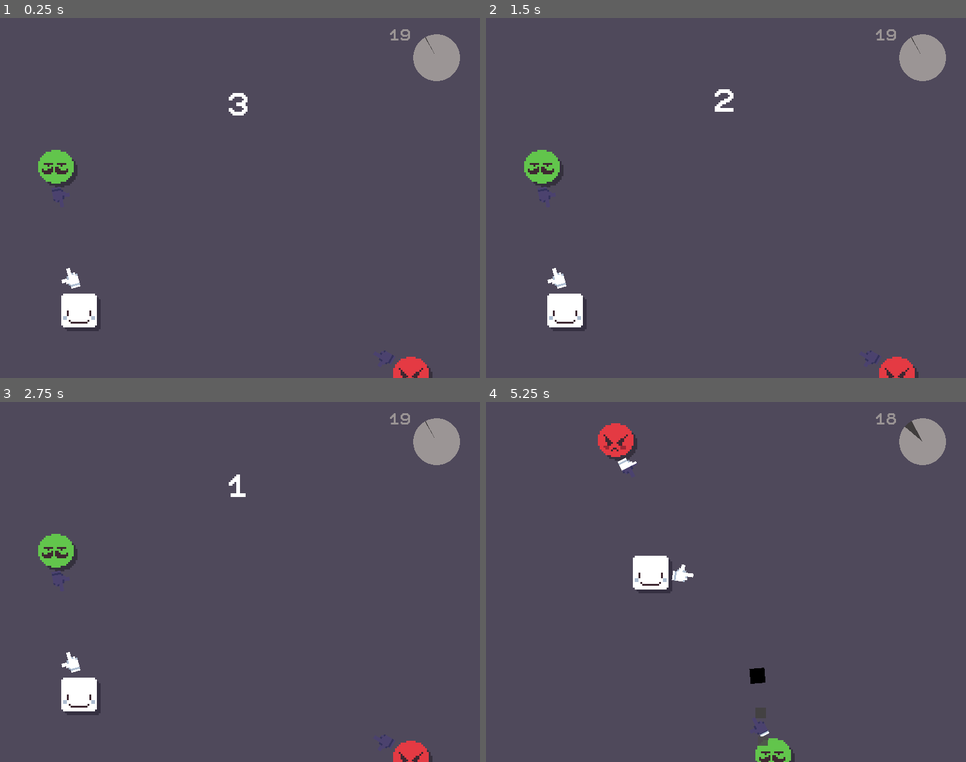
Above: before the commit, frames 1-4 (two rows, left to right).
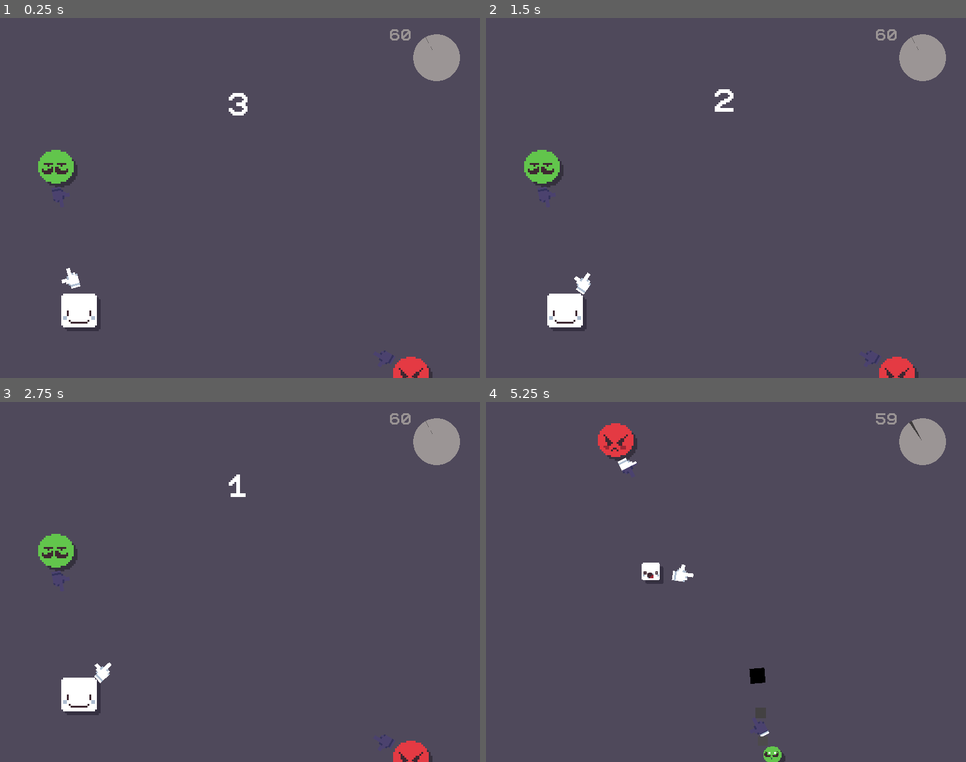
Above: after the commit, the same moments.

Repository: SaviHex/gmtk2020
Game: Godot game, scene res://core/Main/Main.tscn
Same seed, same stepped clock (60 frames per second), same inputs: the game is played once before the commit and once after it.
Inputs (mouse positions are in pixels of both pictures, inside the frame that each line leads up to):
- Up to frame 1 (0.25 s): no input
- Up to frame 2 (1.5 s): tap Enter at 0.5 s; move the mouse to (831, 180) at 0.52 s; hold D (right) 0.53-1.28 s; click (831, 180) at 0.6 s; tap Space at 0.77 s; move the mouse to (630, 216) at 1.27 s; hold S (down) from 1.28 s (still down); click (630, 216) at 1.35 s
- Up to frame 3 (2.75 s): tap Space at 1.52 s; move the mouse to (288, 502) at 2.02 s; release S (down) at 2.03 s; hold D (right) from 2.03 s (still down); click (288, 502) at 2.1 s
- Up to frame 4 (5.25 s): move the mouse to (702, 654) at 2.77 s; release D (right) at 2.78 s; hold W (up) 2.78-3.53 s; click (702, 654) at 2.85 s; tap Space at 3.02, 3.77, 4.52 s; move the mouse to (870, 636) at 3.52 s; hold A (left) 3.53-5.03 s; click (870, 636) at 3.6 s; move the mouse to (582, 528) at 4.27 s; click (582, 528) at 4.35 s; move the mouse to (750, 582) at 5.02 s; hold S (down) from 5.03 s (still down); click (750, 582) at 5.1 s

The runs differ from the first frame. In frame 1, less than 0.1% of the frame differs, in the area x 81-91%, y 3-10%; in frame 2, 0.3%; in frame 3, 0.3%; in frame 4, 1.1%, in the area x 30-91%, y 3-100%.

Commit message:
Added teleport animations

Diff:
--- /dev/null
+++ b/src/animations/AfterTeleport.tres
@@ -0,0 +1,40 @@
+[gd_resource type="Animation" format=2]
+
+[resource]
+resource_name = "AfterTeleport"
+tracks/0/type = "value"
+tracks/0/path = NodePath("Sprite:frame")
+tracks/0/interp = 1
+tracks/0/loop_wrap = true
+tracks/0/imported = false
+tracks/0/enabled = true
+tracks/0/keys = {
+"times": PoolRealArray( 0, 0.8, 1 ),
+"transitions": PoolRealArray( 1, 1, 1 ),
+"update": 1,
+"values": [ 1, 0, 0 ]
+}
+tracks/1/type = "value"
+tracks/1/path = NodePath("Sprite:scale")
+tracks/1/interp = 1
+tracks/1/loop_wrap = true
+tracks/1/imported = false
+tracks/1/enabled = true
+tracks/1/keys = {
+"times": PoolRealArray( 0, 1 ),
+"transitions": PoolRealArray( 0.2, 1 ),
+"update": 0,
+"values": [ Vector2( 1e-05, 1e-05 ), Vector2( 1, 1 ) ]
+}
+tracks/2/type = "value"
+tracks/2/path = NodePath("DropShadow:scale")
+tracks/2/interp = 1
+tracks/2/loop_wrap = true
+tracks/2/imported = false
+tracks/2/enabled = true
+tracks/2/keys = {
+"times": PoolRealArray( 0, 1 ),
+"transitions": PoolRealArray( 0.2, 1 ),
+"update": 0,
+"values": [ Vector2( 1e-05, 1e-05 ), Vector2( 1, 1 ) ]
+}
--- /dev/null
+++ b/src/animations/BeforeTeleport.tres
@@ -0,0 +1,40 @@
+[gd_resource type="Animation" format=2]
+
+[resource]
+resource_name = "BeforeTeleport"
+tracks/0/type = "value"
+tracks/0/path = NodePath("Sprite:frame")
+tracks/0/interp = 1
+tracks/0/loop_wrap = true
+tracks/0/imported = false
+tracks/0/enabled = true
+tracks/0/keys = {
+"times": PoolRealArray( 0, 0.2, 1 ),
+"transitions": PoolRealArray( 1, 1, 1 ),
+"update": 1,
+"values": [ 0, 1, 1 ]
+}
+tracks/1/type = "value"
+tracks/1/path = NodePath("Sprite:scale")
+tracks/1/interp = 1
+tracks/1/loop_wrap = true
+tracks/1/imported = false
+tracks/1/enabled = true
+tracks/1/keys = {
+"times": PoolRealArray( 0, 0.2, 1 ),
+"transitions": PoolRealArray( 1, 0.2, 1 ),
+"update": 0,
+"values": [ Vector2( 1, 1 ), Vector2( 1, 1 ), Vector2( 1e-05, 1e-05 ) ]
+}
+tracks/2/type = "value"
+tracks/2/path = NodePath("DropShadow:scale")
+tracks/2/interp = 1
+tracks/2/loop_wrap = true
+tracks/2/imported = false
+tracks/2/enabled = true
+tracks/2/keys = {
+"times": PoolRealArray( 0, 0.2, 1 ),
+"transitions": PoolRealArray( 1, 0.2, 1 ),
+"update": 0,
+"values": [ Vector2( 1, 1 ), Vector2( 1, 1 ), Vector2( 1e-05, 1e-05 ) ]
+}
--- a/src/core/Main/Main.gd
+++ b/src/core/Main/Main.gd
@@ -57,14 +57,31 @@
 	self.characters[i_p] = e
 	self.characters[i_e] = p
 
+	# pause
+	get_tree().paused = true
+	p.pause()
+
+	# play animation before the switch
+	p.play_anim_before_teleport()
+	e.play_anim_before_teleport()
+	#yield(get_tree().create_timer(1), "timeout")
+
 	var e_pos = e.position
 	e.position = p.position
 	p.position = e_pos
 
+	# play animation after the switch
+	p.play_anim_after_teleport()
+	e.play_anim_after_teleport()
+	#yield(get_tree().create_timer(1), "timeout")
+
+	# unpause
+	p.unpause()
+	get_tree().paused = false
+
 	e.current_path.color = Color.white
 	# Muda de lugar com o player mas continua mirando no mesmo.
 	e.init(self.paths[i_p], get_next_char(i_e))
-
 
 func get_player_index():
 	var i = 0
@@ -76,8 +93,10 @@
 
 func start_level():
 	get_tree().paused = true
+	get_node("Characters/Player").pause()
 	$AnimationPlayer.play("LevelStart")
 	yield(get_tree().create_timer(4), "timeout")
+	get_node("Characters/Player").unpause()
 	get_tree().paused = false
 
 func game_over():
--- a/src/core/Main/Main.tscn
+++ b/src/core/Main/Main.tscn
@@ -44,6 +44,18 @@
 "update": 1,
 "values": [ "[center][shake]Game Over[/shake][/center]" ]
 }
+tracks/1/type = "value"
+tracks/1/path = NodePath("AnimationPlayer/RichTextLabel:visible")
+tracks/1/interp = 1
+tracks/1/loop_wrap = true
+tracks/1/imported = false
+tracks/1/enabled = true
+tracks/1/keys = {
+"times": PoolRealArray( 0, 3 ),
+"transitions": PoolRealArray( 1, 1 ),
+"update": 1,
+"values": [ true, false ]
+}
 
 [sub_resource type="Animation" id=6]
 length = 4.0
@@ -71,6 +83,18 @@
 "update": 1,
 "values": [ "" ]
 }
+tracks/2/type = "value"
+tracks/2/path = NodePath("AnimationPlayer/RichTextLabel:visible")
+tracks/2/interp = 1
+tracks/2/loop_wrap = true
+tracks/2/imported = false
+tracks/2/enabled = true
+tracks/2/keys = {
+"times": PoolRealArray( 0, 4 ),
+"transitions": PoolRealArray( 1, 1 ),
+"update": 1,
+"values": [ true, true ]
+}
 
 [sub_resource type="DynamicFont" id=7]
 font_data = ExtResource( 5 )
@@ -79,7 +103,7 @@
 pause_mode = 2
 script = ExtResource( 3 )
 next_level = "res://core/Main/Main.tscn"
-wait_time = 20
+wait_time = 61
 
 [node name="Background" type="CanvasLayer" parent="."]
 layer = -100
@@ -115,9 +139,11 @@
 position = Vector2( 42.641, 155.093 )
 
 [node name="RedEnemy" parent="Characters" instance=ExtResource( 9 )]
+pause_mode = 0
 shoot_time = 2.5
 
 [node name="GreenEnemy" parent="Characters" instance=ExtResource( 2 )]
+pause_mode = 0
 
 [node name="LevelTimer" type="Timer" parent="."]
 pause_mode = 1
@@ -163,6 +189,7 @@
 anims/LevelStart = SubResource( 6 )
 
 [node name="RichTextLabel" type="RichTextLabel" parent="AnimationPlayer"]
+visible = false
 anchor_right = 1.0
 anchor_bottom = 1.0
 margin_top = 40.0
@@ -171,8 +198,8 @@
 theme = ExtResource( 6 )
 custom_fonts/normal_font = SubResource( 7 )
 bbcode_enabled = true
-bbcode_text = "[center][wave]GO![/wave][/center]"
-text = "GO!"
+bbcode_text = "[center][shake]Game Over[/shake][/center]"
+text = "Game Over"
 __meta__ = {
 "_edit_use_anchors_": false,
 "_editor_description_": ""
--- a/src/core/enemy/Enemy.gd
+++ b/src/core/enemy/Enemy.gd
@@ -63,3 +63,9 @@
 func set_elapsed_time(value: float):
 	elapsed_time = value
 	self.shoot_progress.value = value
+
+func play_anim_before_teleport():
+	$AnimationPlayer.play("BeforeTeleport")
+
+func play_anim_after_teleport():
+	$AnimationPlayer.play("AfterTeleport")
--- a/src/core/enemy/Enemy.tscn
+++ b/src/core/enemy/Enemy.tscn
@@ -1,7 +1,9 @@
-[gd_scene load_steps=4 format=2]
+[gd_scene load_steps=6 format=2]
 
 [ext_resource path="res://core/enemy/Enemy.gd" type="Script" id=1]
 [ext_resource path="res://core/player/hand.png" type="Texture" id=2]
+[ext_resource path="res://animations/AfterTeleport.tres" type="Animation" id=3]
+[ext_resource path="res://animations/BeforeTeleport.tres" type="Animation" id=4]
 
 [sub_resource type="CircleShape2D" id=1]
 radius = 8.45222
@@ -9,6 +11,7 @@
 [node name="Enemy" type="Area2D" groups=[
 "enemy",
 ]]
+pause_mode = 2
 script = ExtResource( 1 )
 
 [node name="Sprite" type="Sprite" parent="."]
@@ -19,6 +22,7 @@
 }
 
 [node name="DropShadow" type="Sprite" parent="."]
+pause_mode = 1
 modulate = Color( 0.113725, 0.0470588, 0.258824, 0.588235 )
 self_modulate = Color( 0.113725, 0.0470588, 0.258824, 0.588235 )
 position = Vector2( 2, 2 )
@@ -30,12 +34,14 @@
 }
 
 [node name="CollisionShape2D" type="CollisionShape2D" parent="."]
+pause_mode = 1
 shape = SubResource( 1 )
 __meta__ = {
 "_editor_description_": ""
 }
 
 [node name="Pivot" type="Node2D" parent="."]
+pause_mode = 1
 
 [node name="BulletPoint" type="Position2D" parent="Pivot"]
 position = Vector2( 16, 0 )
@@ -55,7 +61,13 @@
 }
 
 [node name="ShootTimer" type="Timer" parent="."]
+pause_mode = 1
 wait_time = 0.1
 autostart = true
+
+[node name="AnimationPlayer" type="AnimationPlayer" parent="."]
+pause_mode = 2
+anims/AfterTeleport = ExtResource( 3 )
+anims/BeforeTeleport = ExtResource( 4 )
 [connection signal="body_entered" from="." to="." method="_on_Enemy_body_entered"]
 [connection signal="timeout" from="ShootTimer" to="." method="_on_ShootTimer_timeout"]
--- a/src/core/player/Player.gd
+++ b/src/core/player/Player.gd
@@ -14,6 +14,14 @@
 onready var bullet_point = get_node("Pivot/BulletPoint")
 
 var bullet = preload("res://core/bullet/Bullet.tscn")
+
+var paused : bool = false
+
+func pause():
+	paused = true
+
+func unpause():
+	paused = false
 
 func get_inputs():
 	var input_velocity = Vector2.ZERO
@@ -40,6 +48,10 @@
 
 func _physics_process(delta):
 	pivot.look_at(get_target())
+
+	if paused:
+		return
+
 	var input_velocity = get_inputs()
 
 	# If there's input, accelerate to the input velocity
@@ -62,3 +74,9 @@
 func _on_HitBox_body_entered(body: Node) -> void:
 	if body.is_in_group("bullet"):
 		die()
+
+func play_anim_before_teleport():
+	$AnimationPlayer.play("BeforeTeleport")
+
+func play_anim_after_teleport():
+	$AnimationPlayer.play("AfterTeleport")
--- a/src/core/player/Player.tscn
+++ b/src/core/player/Player.tscn
@@ -1,8 +1,10 @@
-[gd_scene load_steps=5 format=2]
+[gd_scene load_steps=7 format=2]
 
 [ext_resource path="res://core/player/Player.gd" type="Script" id=1]
 [ext_resource path="res://core/player/player.png" type="Texture" id=2]
 [ext_resource path="res://core/player/hand.png" type="Texture" id=3]
+[ext_resource path="res://animations/AfterTeleport.tres" type="Animation" id=4]
+[ext_resource path="res://animations/BeforeTeleport.tres" type="Animation" id=5]
 
 [sub_resource type="RectangleShape2D" id=1]
 extents = Vector2( 8.5, 8 )
@@ -10,6 +12,7 @@
 [node name="Player" type="KinematicBody2D" groups=[
 "player",
 ]]
+pause_mode = 2
 script = ExtResource( 1 )
 
 [node name="Sprite" type="Sprite" parent="."]
@@ -42,4 +45,8 @@
 [node name="CollisionShape2D" type="CollisionShape2D" parent="HitBox"]
 position = Vector2( -0.5, 1 )
 shape = SubResource( 1 )
+
+[node name="AnimationPlayer" type="AnimationPlayer" parent="."]
+anims/AfterTeleport = ExtResource( 4 )
+anims/BeforeTeleport = ExtResource( 5 )
 [connection signal="body_entered" from="HitBox" to="." method="_on_HitBox_body_entered"]
